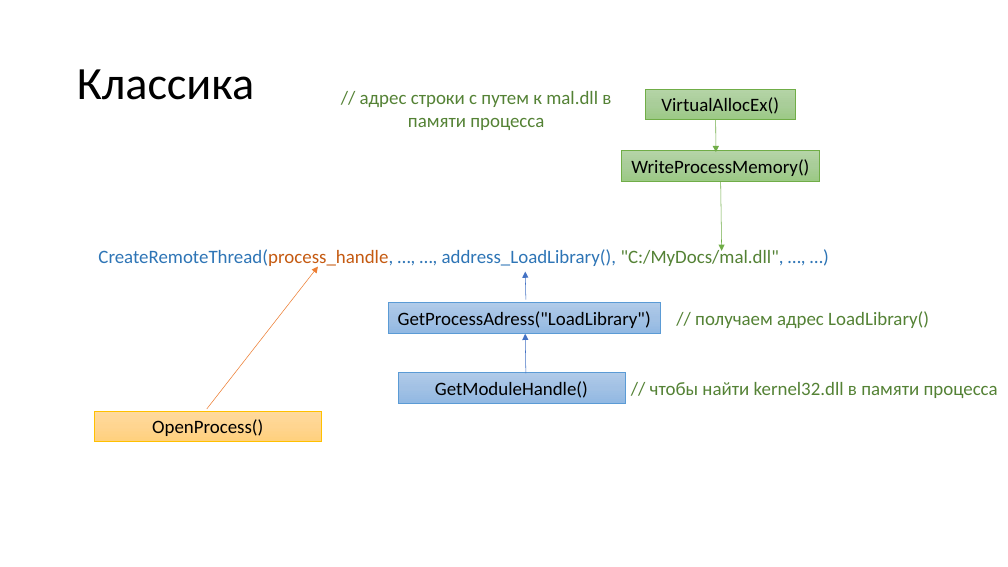
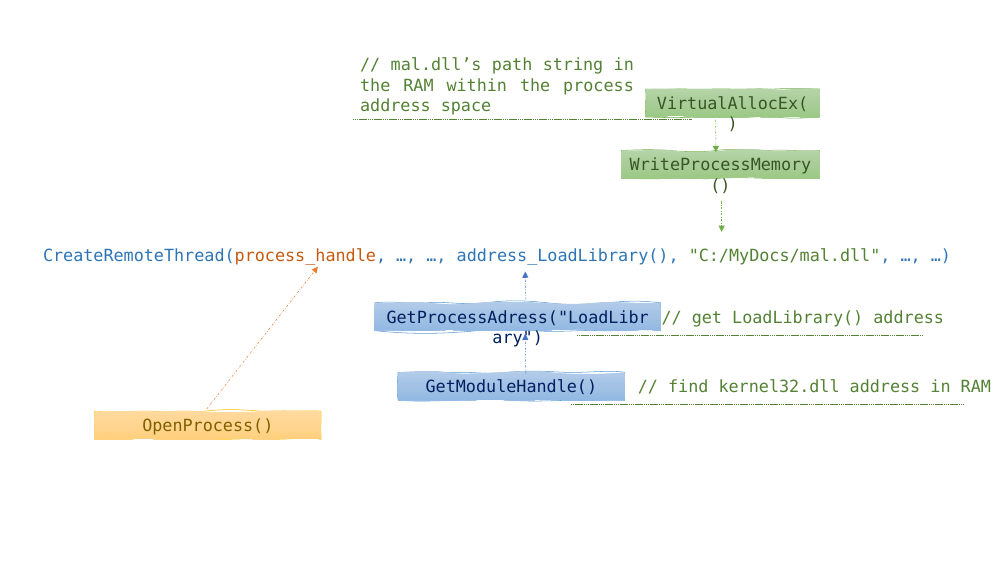
Before and after one commit to ShH01m3s/ShH01m3s.github.io, a slide deck: slide 4 of files/presentations/Injects_p1.pptx. Drawn at 1008x567 pixels with LibreOffice and Linux fonts; fonts in the diff are those of the drawing. Boxes give left, top, right and bottom in pixels: in the first picture for what was removed or moved away, otherwise in the second. Text is boxed around its words. In the diff, an @@ line names an element or a change of style, - is before the commit and + after.

```diff
--- a/files/presentations/Injects_p1.pptx
+++ b/files/presentations/Injects_p1.pptx
@@ text at (360, 57, 634, 115): text changed; size 18 to 16 pt; font Calibri to DejaVu Sans Mono @@
-// адрес строки с путем к mal.dll в памяти процесса
+// mal.dll’s path string in the RAM within the process address space
@@ title removed at (77, 69, 254, 100) @@
-Классика
@@ rectangle removed at (646, 89, 796, 119) @@
-VirtualAllocEx()
@@ freeform shape added at (646, 89, 820, 117), fill gradient #B5D5A7 to #AACE9A to #9CC987, outline #70AD47 0.5 pt, 16 pt, text #385723 @@
+VirtualAllocEx()
@@ line added from (352, 119) to (692, 119), #548235 0.5 pt dashed @@
@@ arrow (716, 119) - (716, 152): stroke #70AD47 0.5 pt to #70AD47 0.5 pt dashed @@
@@ rectangle removed at (622, 150, 820, 181) @@
-WriteProcessMemory()
@@ freeform shape added at (622, 150, 820, 178), fill gradient #B5D5A7 to #AACE9A to #9CC987, outline #70AD47 0.5 pt, 16 pt, text #385723 @@
+WriteProcessMemory()
@@ arrow moved from (721, 181) - (722, 251) to (722, 201) - (722, 232) @@
@@ arrow (722, 201) - (722, 232): stroke #70AD47 0.5 pt to #70AD47 0.5 pt dashed @@
@@ text "CreateRemoteThread(process_handle, …, …, address_LoadLibrary ..." at (43, 248, 891, 265): size 18 to 16 pt, font Calibri to DejaVu Sans Mono @@
@@ arrow (206, 409) - (318, 267): stroke #ED7D31 0.5 pt to #ED7D31 0.5 pt dashed @@
@@ arrow (526, 299) - (526, 271): stroke #4472C4 0.5 pt to #4472C4 0.5 pt dashed @@
@@ freeform shape added at (375, 302, 661, 330), fill gradient #B1CBE9 to #A3C1E5 to #93B9E4, outline #5B9BD5 0.5 pt, 16 pt, text #002060 @@
+GetProcessAdress("LoadLibrary")
@@ rectangle removed at (388, 302, 660, 333) @@
-GetProcessAdress("LoadLibrary")
@@ text at (692, 310, 944, 327): text changed; size 18 to 16 pt; font Calibri to DejaVu Sans Mono @@
-// получаем адрес LoadLibrary()
+// get LoadLibrary() address
@@ arrow (526, 374) - (526, 333): stroke #4472C4 0.5 pt to #4472C4 0.5 pt dashed @@
@@ line added from (577, 335) to (924, 335), #548235 0.5 pt dashed @@
@@ rectangle removed at (399, 373, 625, 403) @@
-GetModuleHandle()
@@ freeform shape added at (399, 373, 625, 401), fill gradient #B1CBE9 to #A3C1E5 to #93B9E4, outline #5B9BD5 0.5 pt, 16 pt, text #002060 @@
+GetModuleHandle()
@@ text at (668, 379, 991, 393): text changed; size 18 to 16 pt; font Calibri to DejaVu Sans Mono @@
-// чтобы найти kernel32.dll в памяти процесса
+// find kernel32.dll address in RAM
@@ rectangle removed at (95, 411, 321, 442) @@
-OpenProcess()
@@ freeform shape added at (95, 411, 321, 439), fill gradient #FFDB9E to #FFD590 to #FFD07C, outline #FFC000 0.5 pt, 16 pt, text #806000 @@
+OpenProcess()
@@ line added from (571, 405) to (963, 405), #548235 0.5 pt dashed @@
```
Also in this commit, not shown: 2 other slides changed, 2 slides added, 2 slides removed, 45 other files.
